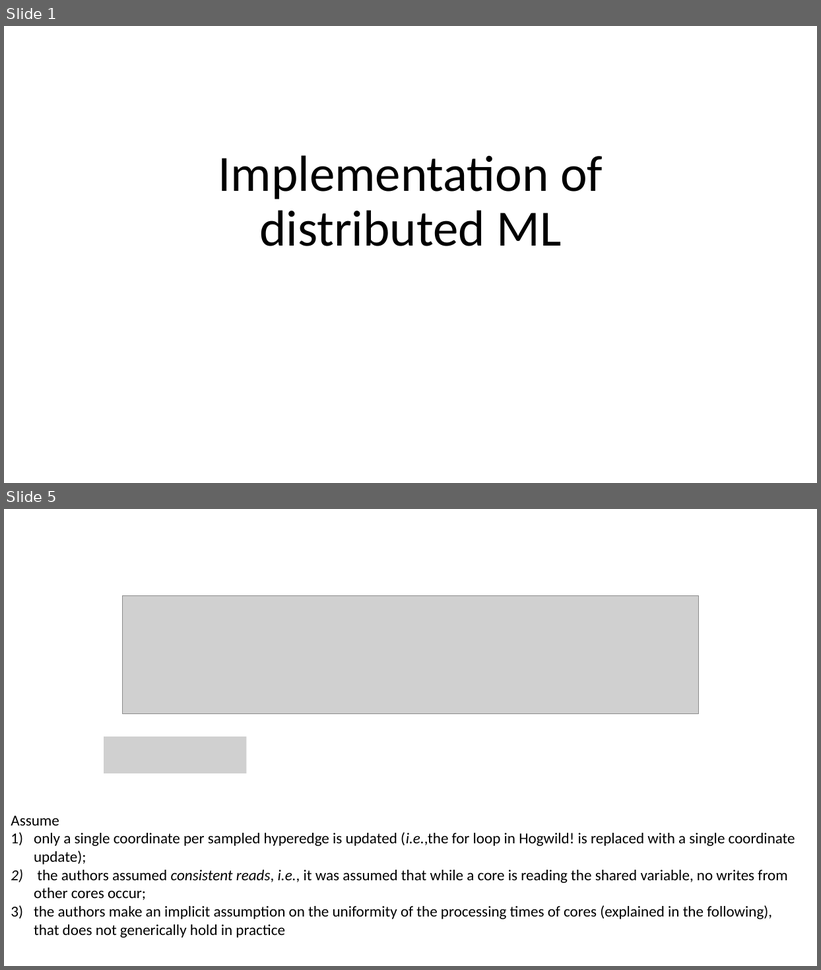
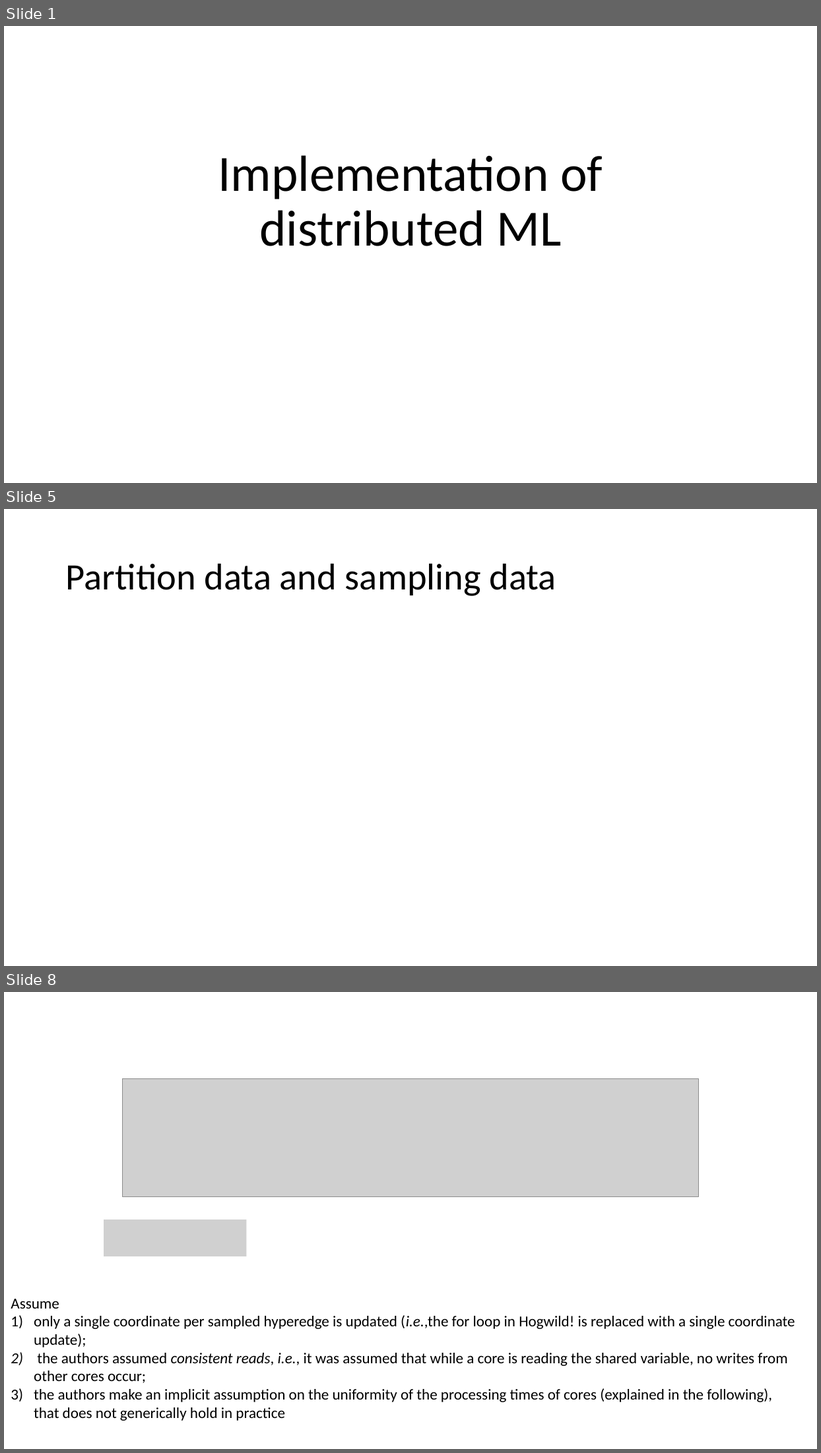
Before and after one commit to xfdywy/Optimization, a slide deck: distributed ML implementation.pptx. Shown one above the other, each under a label of ours: slides 1 and 5 before the commit, slides 1, 5 and 8 after it; the slides between them are not shown. The pictures are 821x970 and 821x1453 pixels, drawn with LibreOffice and Linux fonts; fonts in the diff are those of the drawing; grey boxes stand for pictures. Boxes give left, top, right and bottom in pixels: in the first picture for what was removed or moved away, otherwise in the second. Text is boxed around its words. In the diff, an @@ line names an element or a change of style, - is before the commit and + after.

```diff
--- a/distributed ML implementation.pptx
+++ b/distributed ML implementation.pptx
@@ slide 5 added at [4, 509, 817, 966], background #FFFFFF @@
@@ title added at [66, 563, 556, 596], 44 pt, text #000000 @@
+Partition data and sampling data
@@ what was slide 5 is now slide 8 @@
```
Also in this commit, not shown: 2 slides changed, 6 other slides added, 1 slide removed, 3 other files.
